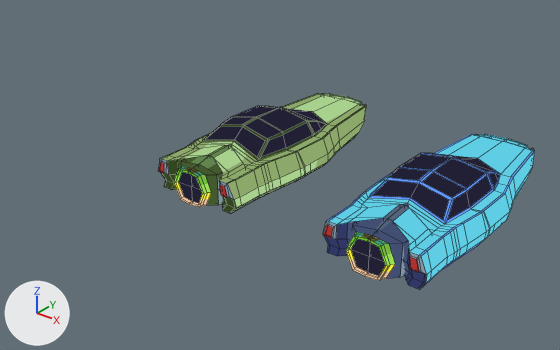
A saved change to the Blender file models/race/cuba_cars.blend.
The view is the same before and after, from a 50 mm camera at (5.88, -10.76, 7.01) aimed at (-3.89, 1.45, -0.56). The axes (+X, +Y, +Z) are drawn at lower left. The lights are the same throughout. The first picture is the older version. Mesh edges are drawn as thin lines.

Before the edit, the objects in view are built like this:
```python
me_cube_001 = bpy.data.meshes.new('Cube.001')
me_cube_001.from_pydata(...)  # 302 vertices, 266 faces, 1 loose edge; spans x 0.0..1.1, y -1.07..4.52, z -1.08..2.53
me_cube_001.materials.append(mat_base)
me_cube_002 = bpy.data.meshes.new('Cube.002')
me_cube_002.from_pydata(...)  # 302 vertices, 266 faces, 1 loose edge; spans x 0.0..1.1, y -1.07..4.52, z -1.08..2.58
me_cube_002.materials.append(mat_base)
ob_cube = bpy.data.objects.new('Cube', me_cube_001)
ob_cube.location = (0.0, 0.0, 0.0)
ob_cube.scale = (1.09, 1.0, 0.339)
_m = ob_cube.modifiers.new('Mirror', 'MIRROR')
_m.use_clip = True
_m.merge_threshold = 0.035
ob_cube_001 = bpy.data.objects.new('Cube.001', me_cube_002)
ob_cube_001.location = (-4.21, 0.0, 0.0)
ob_cube_001.scale = (1.09, 1.0, 0.339)
_m = ob_cube_001.modifiers.new('Mirror', 'MIRROR')
_m.use_clip = True
_m.merge_threshold = 0.035
```
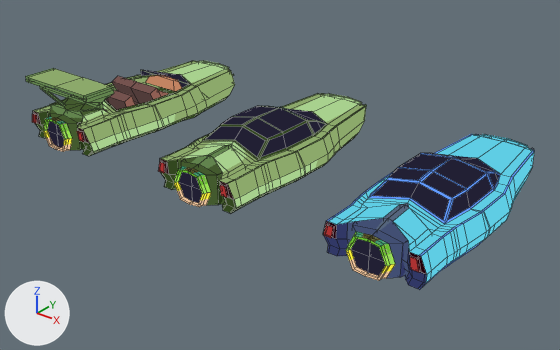
Where the change shows, as pixel boxes [x1, y1, x2, y2] in the pictures (560 x 350 px):
'Cube.003', added (green): after [25, 61, 235, 156]
part 1 of me_cube_001, surface changed: [323, 221, 427, 277] in both
part 2 of me_cube_002, surface changed: [160, 159, 234, 205] in both

What the commit changed:
me_cube_001 has 302 vertices, 266 faces, 1 loose edge and spans x 0.0..1.1, y -1.07..4.52, z -1.08..2.53.
me_cube_001 is used by ob_cube; location (0.0, 0.0, 0.0); scale (1.09, 1.0, 0.339).
me_cube_001 part 1: texture (UV) coordinates of 13 of 266 faces, centred in x 0.36..0.9, y -0.96..-0.66, z -0.11..0.92, changed; they spanned u 0.0..0.0, v 0.0..0.0 and now span u 0.27..0.49, v 0.06..0.44.
me_cube_002 has 302 vertices, 266 faces, 1 loose edge and spans x 0.0..1.1, y -1.07..4.52, z -1.08..2.58.
me_cube_002 is used by ob_cube_001; location (-4.21, 0.0, 0.0); scale (1.09, 1.0, 0.339).
me_cube_002 part 2: texture (UV) coordinates of 56 of 266 faces, centred in x 0.03..0.97, y -0.96..4.04, z -1.0..0.92, changed; they spanned u 0.0..0.0, v 0.0..0.0 and now span u 0.09..0.94, v 0.31..0.7.
Mesh me_cube_004 is new.
It has 366 vertices, 329 faces, 3 loose edges and spans x 0.0..1.1, y -1.07..4.52, z -1.08..3.38.
It uses material mat_base.
Object 'Cube.003' (ob_cube_003) is new; it shows me_cube_004.
Its location is (-8.56, 0.0, 0.0).
Its scale is (1.09, 1.0, 0.339).
It gains a MIRROR modifier named 'Mirror'.
Modifier setting: use_clip = True.
Modifier setting: merge_threshold = 0.035.
